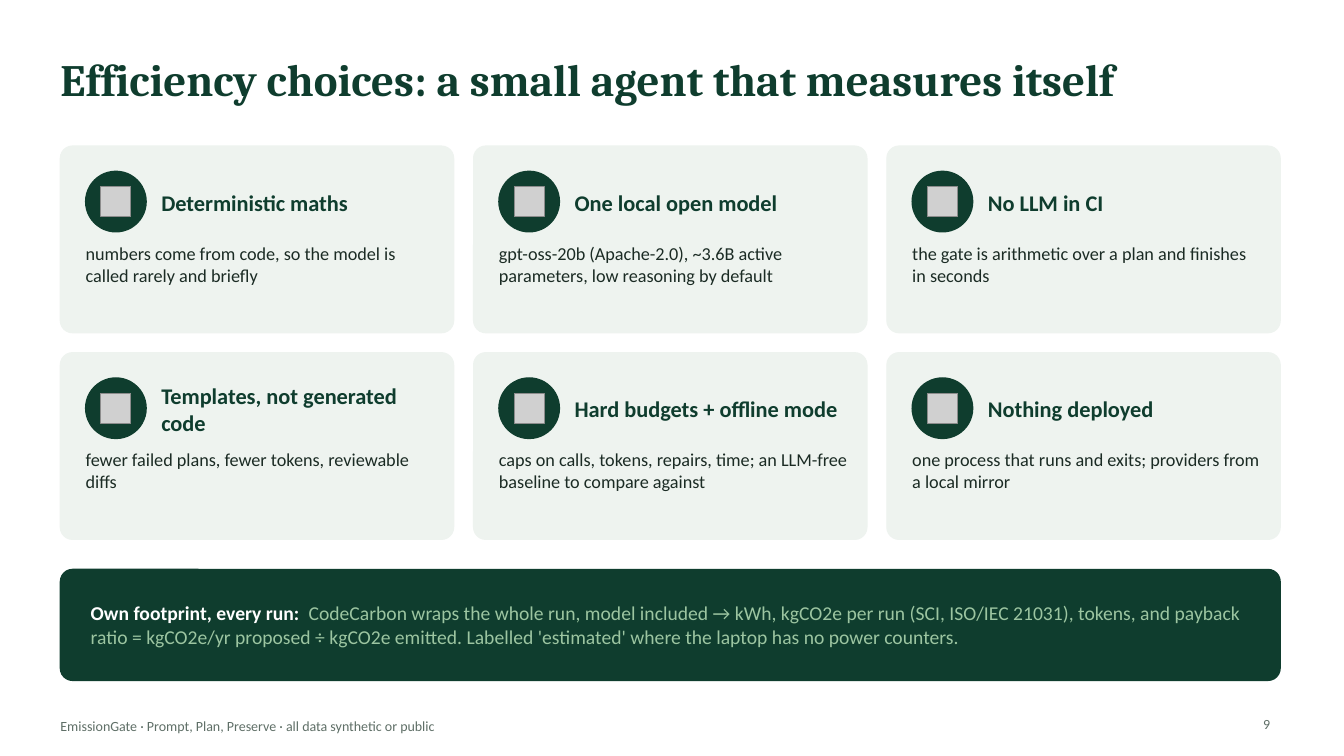
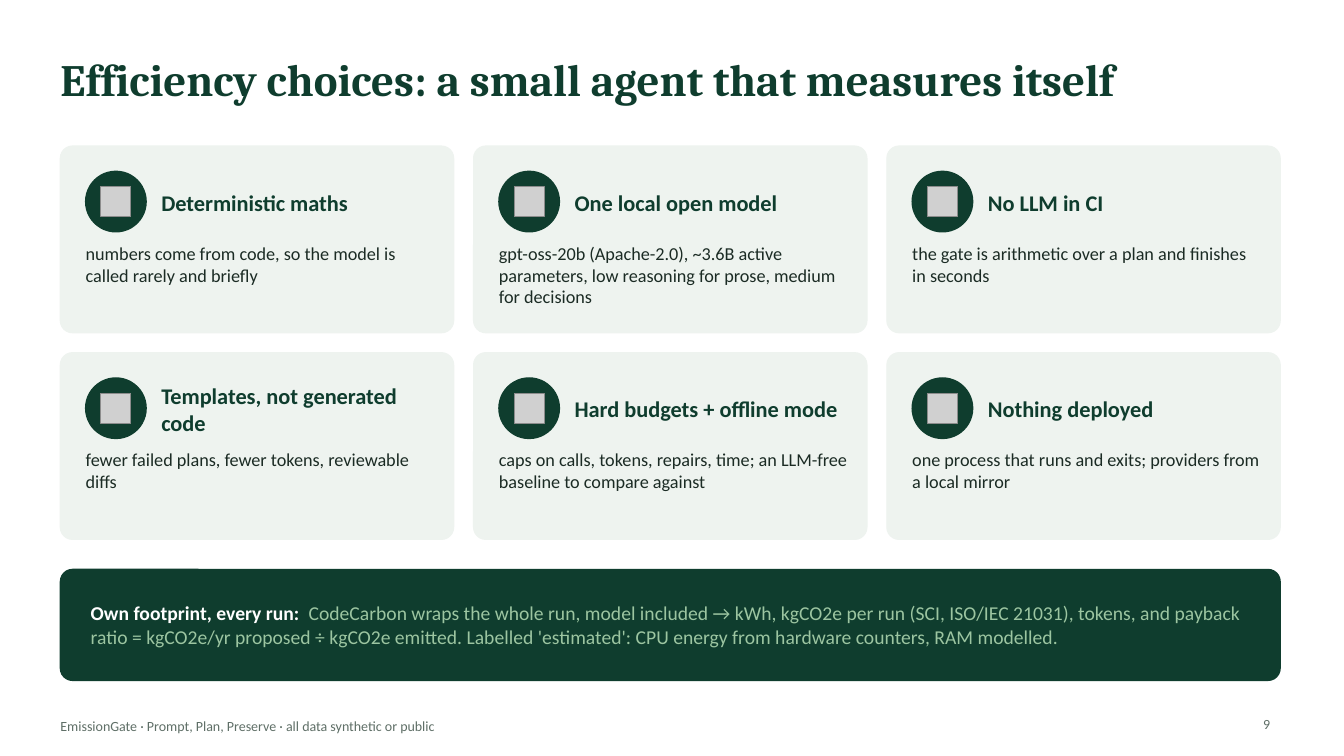
Before and after one commit to MohdJaved01/emissiongate, a slide deck: slide 9 of docs/EmissionGate-pitch.pptx. Drawn at 1344x756 pixels with LibreOffice and Linux fonts; fonts in the diff are those of the drawing; grey boxes stand for pictures. Boxes give left, top, right and bottom in pixels: in the first picture for what was removed or moved away, otherwise in the second. Text is boxed around its words. In the diff, an @@ line names an element or a change of style, - is before the commit and + after.

```diff
--- a/docs/EmissionGate-pitch.pptx
+++ b/docs/EmissionGate-pitch.pptx
@@ text at bbox=[499, 247, 835, 303]: text changed @@
-gpt-oss-20b (Apache-2.0), ~3.6B active parameters, low reasoning by default
+gpt-oss-20b (Apache-2.0), ~3.6B active parameters, low reasoning for prose, medium for decisions
@@ text at bbox=[91, 606, 1240, 648]: text changed @@
-Own footprint, every run: CodeCarbon wraps the whole run, model included → kWh, kgCO2e per run (SCI, ISO/IEC 21031), tokens, and payback ratio = kgCO2e/yr proposed ÷ kgCO2e emitted. Labelled 'estimated' where the laptop has no power counters.
+Own footprint, every run: CodeCarbon wraps the whole run, model included → kWh, kgCO2e per run (SCI, ISO/IEC 21031), tokens, and payback ratio = kgCO2e/yr proposed ÷ kgCO2e emitted. Labelled 'estimated': CPU energy from hardware counters, RAM modelled.
```
Also in this commit, not shown: 4 other slides changed, 10 other files.
